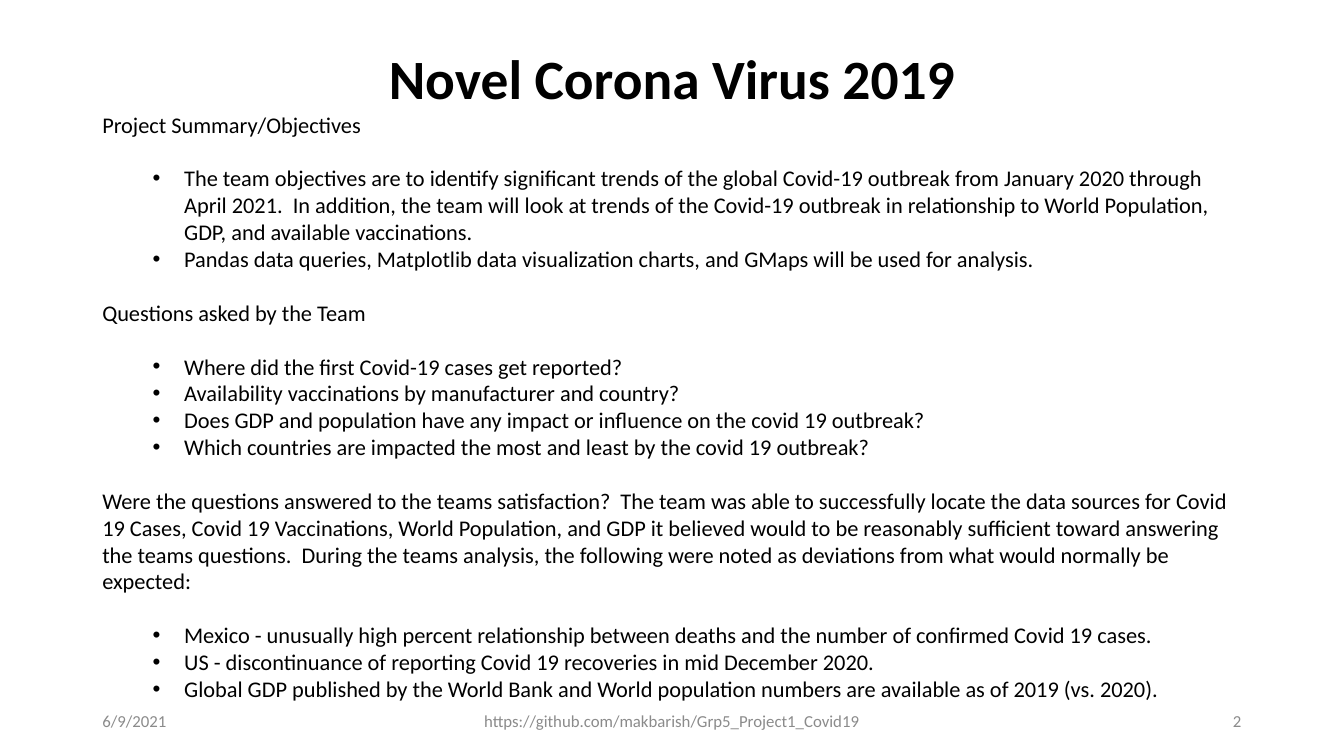
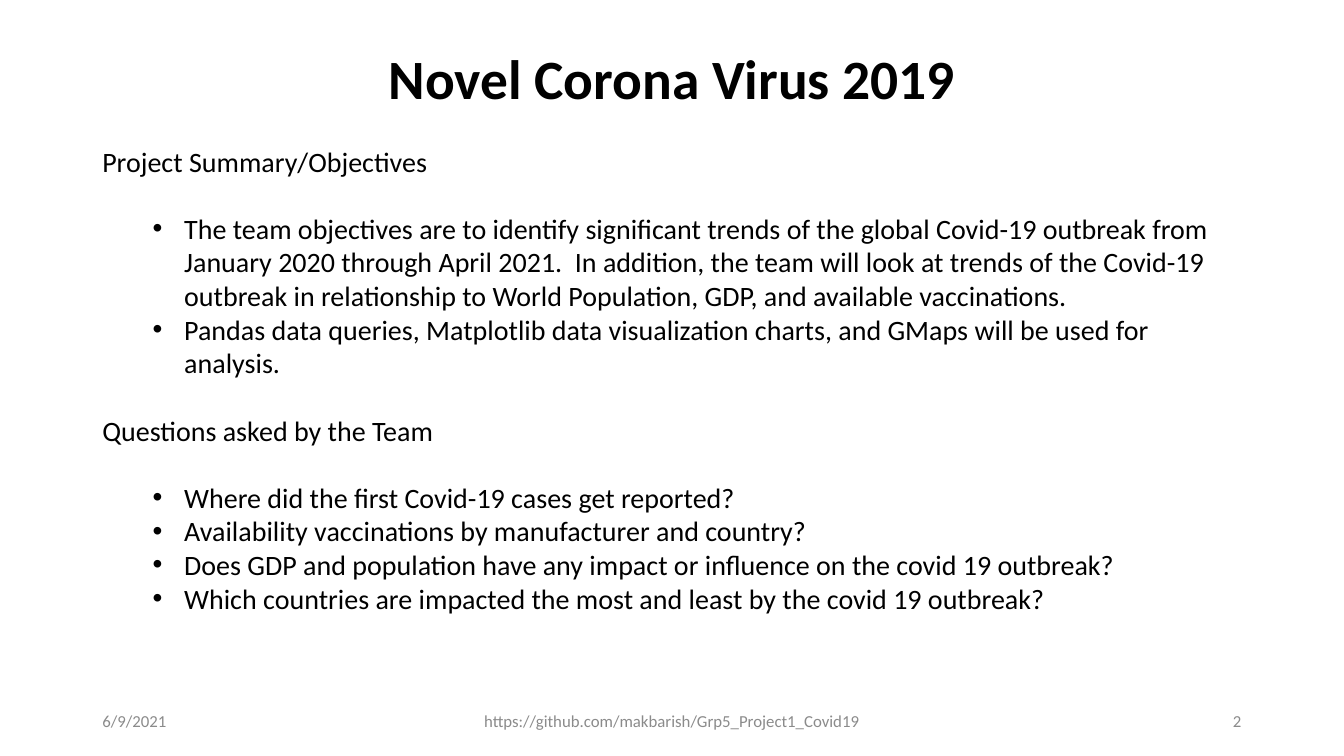
Before and after one commit to makbarish/Grp5_Project1_Covid19, a slide deck: slide 2 of Clay/Novel_Corona_Virus_2019_v3.pptx. Drawn at 1344x756 pixels with LibreOffice and Linux fonts; fonts in the diff are those of the drawing. Boxes give left, top, right and bottom in pixels: in the first picture for what was removed or moved away, otherwise in the second. Text is boxed around its words. In the diff, an @@ line names an element or a change of style, - is before the commit and + after.

Commit message:
clean up to pandas queries

```diff
--- a/Clay/Novel_Corona_Virus_2019_v3.pptx
+++ b/Clay/Novel_Corona_Virus_2019_v3.pptx
@@ text "Project Summary/Objectives": place and size @@
-text "Project Summary/Objectives" at (102,117,1226,701)
+text "Project Summary/Objectives" at (102,152,1207,614)
@@ text "Project Summary/Objectives" at (102,152,1207,614): size 16 to 20 pt @@
@@ text at (102,493,1226,701): paragraphs removed @@
-Were the questions answered to the teams satisfaction? The team was able to successfully locate the data sources for Covid 19 Cases, Covid 19 Vaccinations, World Population, and GDP it believed would to be reasonably sufficient toward answering the teams questions. During the teams analysis, the following were noted as deviations from what would normally be expected:
-  • Mexico - unusually high percent relationship between deaths and the number of confirmed Covid 19 cases.
-  • US - discontinuance of reporting Covid 19 recoveries in mid December 2020.
-  • Global GDP published by the World Bank and World population numbers are available as of 2019 (vs. 2020).
```
Also in this commit, not shown: 6 other slides changed, 2 slides added, 7 other files.
